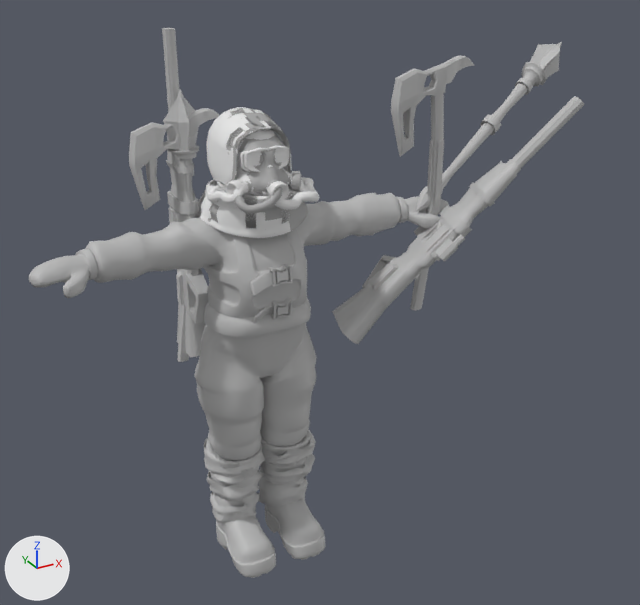
Two versions of the FBX model Assets/Grafik/Models/Player/PlayerModelsRigCombined.fbx, one commit apart.
One viewpoint serves both versions: a camera (50 mm lens) standing at (-1.32, -2.98, 2.54) and looking at (0.26, -0.11, 1.11). The axes (+X, +Y, +Z) are drawn at lower left. The lights are the same throughout. The older version comes first. Where no turn or scale is listed for an object, it has been applied to the vertices.

In view in the first picture: 'Denali_MSH', 'Leaifa_MSH', 'Player_Axe_Back_MSH', 'Player_Axe_Hand_MSH', 'Player_Body_MSH', 'Player_Mace_Back_MSH', 'Player_Mace_Hand_MSH2', 'Player_Rifle_Back_MSH', 'Player_Rifle_Hand_MSH', 'Rautia_MSH' and 3 more.
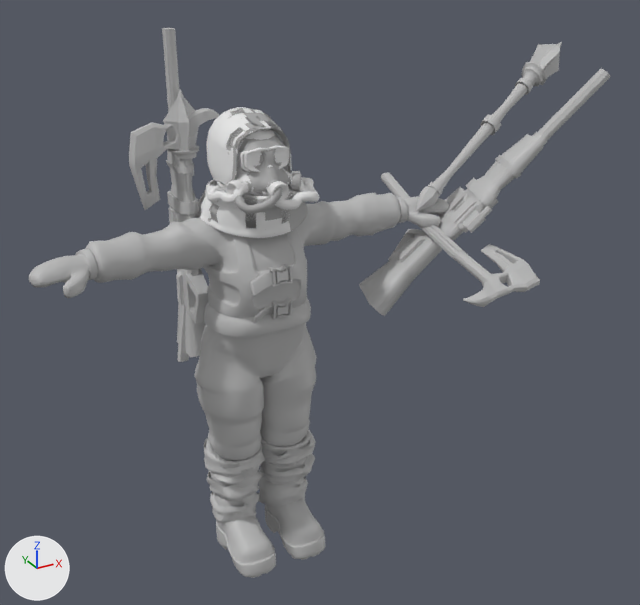
Patch to the scene script:
```diff
--- a/Assets/Grafik/Models/Player/PlayerModelsRigCombined.fbx.py
+++ b/Assets/Grafik/Models/Player/PlayerModelsRigCombined.fbx.py
@@ ob_player_axe_hand_msh @@
 ob_player_axe_hand_msh = bpy.data.objects.new('Player_Axe_Hand_MSH', me_mesh_010)
-ob_player_axe_hand_msh.location = (0.723, -0.091, 1.439)
-ob_player_axe_hand_msh.rotation_euler = (1.571, 0.0, 0.0)  # degrees (90, 0, 0)
+ob_player_axe_hand_msh.location = (0.756, -0.114, 1.304)
+ob_player_axe_hand_msh.rotation_euler = (-0.195, -0.0156, 3.084)  # degrees (-11, -0.9, 177)
 ob_player_axe_hand_msh.scale = (0.01, 0.01, 0.01)
@@ ob_player_rifle_hand_msh @@
 ob_player_rifle_hand_msh = bpy.data.objects.new('Player_Rifle_Hand_MSH', me_mesh_009)
-ob_player_rifle_hand_msh.location = (0.59, -0.126, 1.103)
+ob_player_rifle_hand_msh.location = (0.729, -0.108, 1.192)
```

Where the change shows, as pixel boxes (x1, y1, x2, y2) in the pictures (640 x 605 px):
'Player_Rifle_Hand_MSH', moved
    before: (332, 96, 585, 344)
    after: (359, 69, 611, 316)
'Player_Axe_Hand_MSH', moved, turned
    before: (391, 56, 474, 310)
    after: (381, 172, 540, 307)
